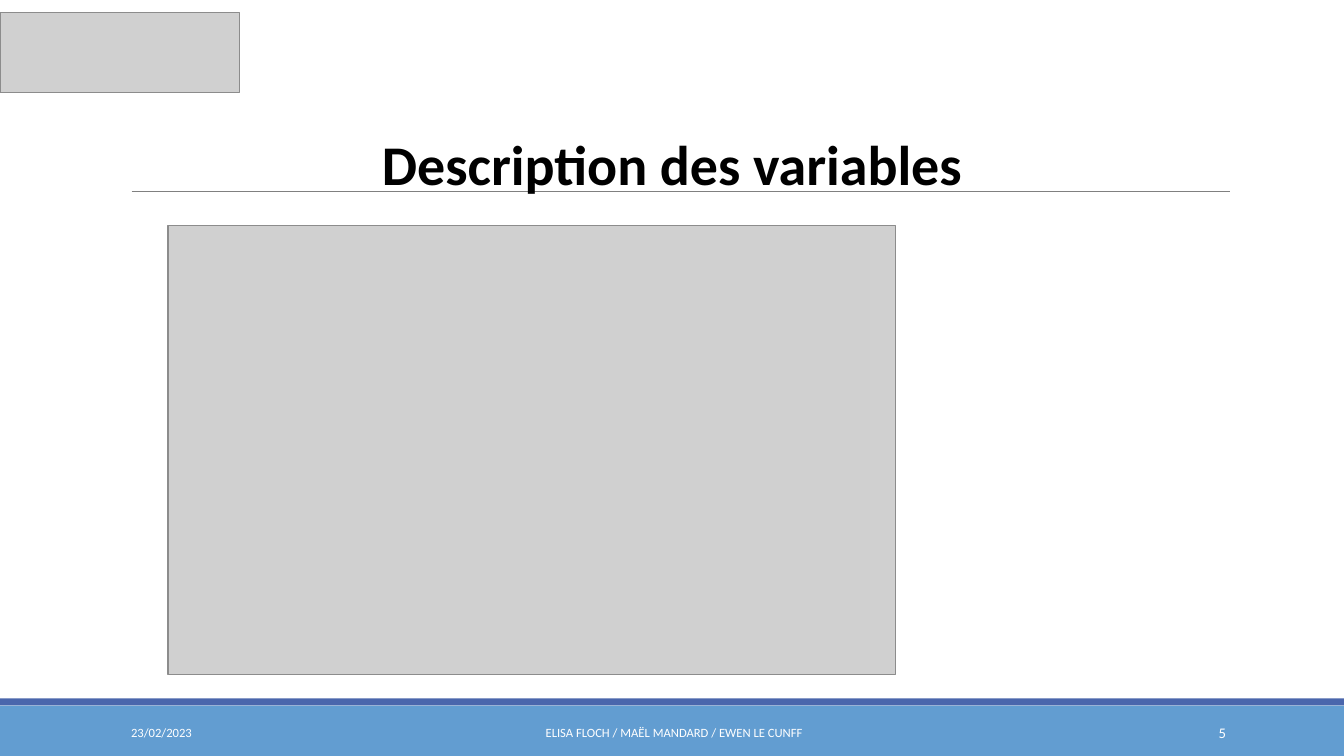
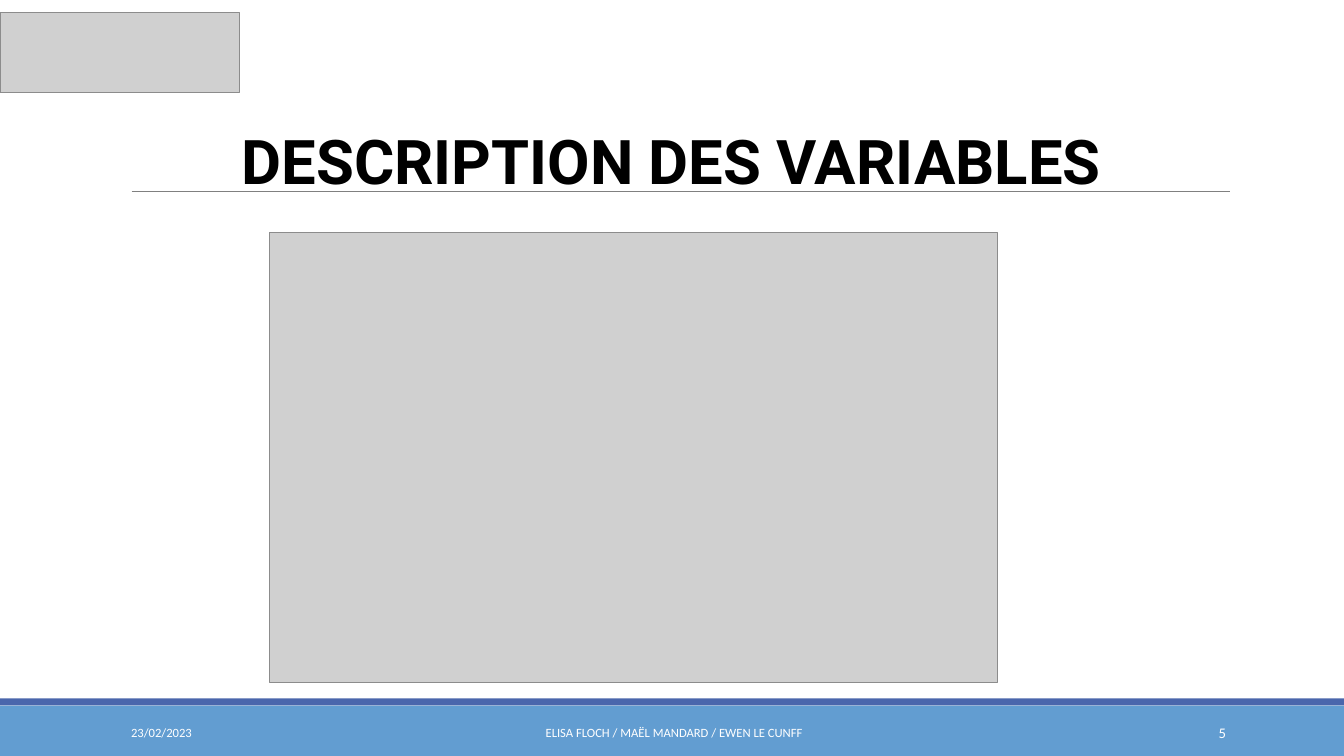
Before and after one commit to elecunff/ProjetEconometrie_Mandard_Floch_LeCunff, a slide deck: slide 5 of Présentation/Présentation_orale.pptx. Drawn at 1344x756 pixels with LibreOffice and Linux fonts; fonts in the diff are those of the drawing; grey boxes stand for pictures. Boxes give left, top, right and bottom in pixels: in the first picture for what was removed or moved away, otherwise in the second. Text is boxed around its words. In the diff, an @@ line names an element or a change of style, - is before the commit and + after.

```diff
--- a/Présentation/Présentation_orale.pptx
+++ b/Présentation/Présentation_orale.pptx
@@ text at [242,139,1101,192]: text changed; size 40 to 44 pt; font Calibri to Roboto @@
-Description des variables
+DESCRIPTION DES VARIABLES
@@ picture: place and size @@
-picture at [168,225,896,675]
+picture at [270,233,998,683]
```
Also in this commit, not shown: 7 other slides changed, 1 slide removed.
